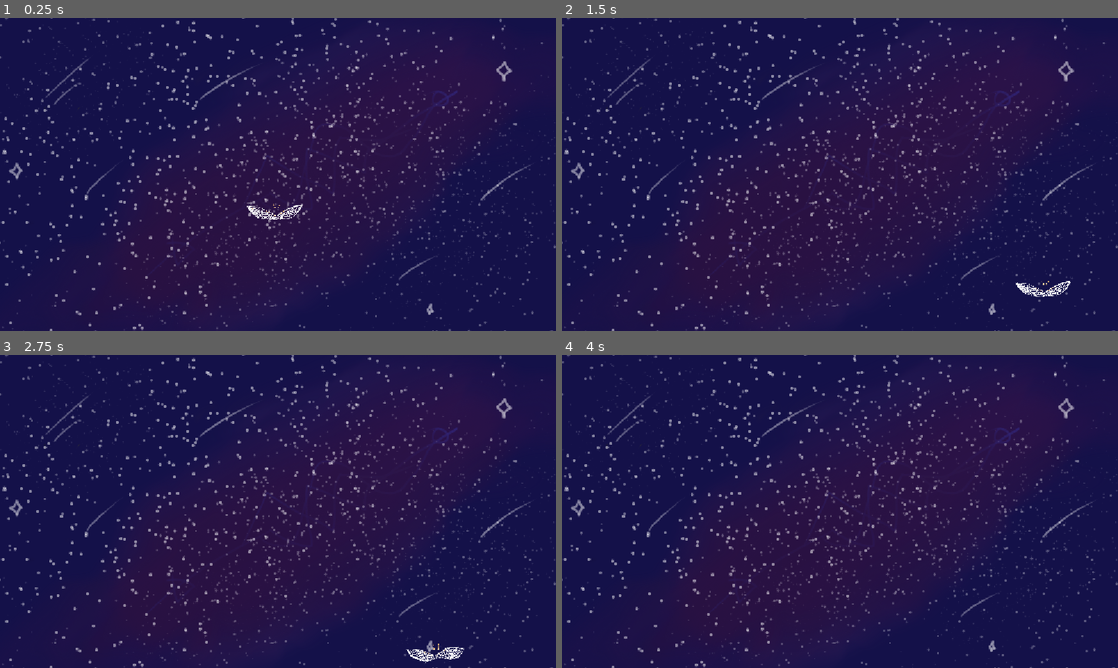
Above: before the commit, frames 1-4 (two rows, left to right).
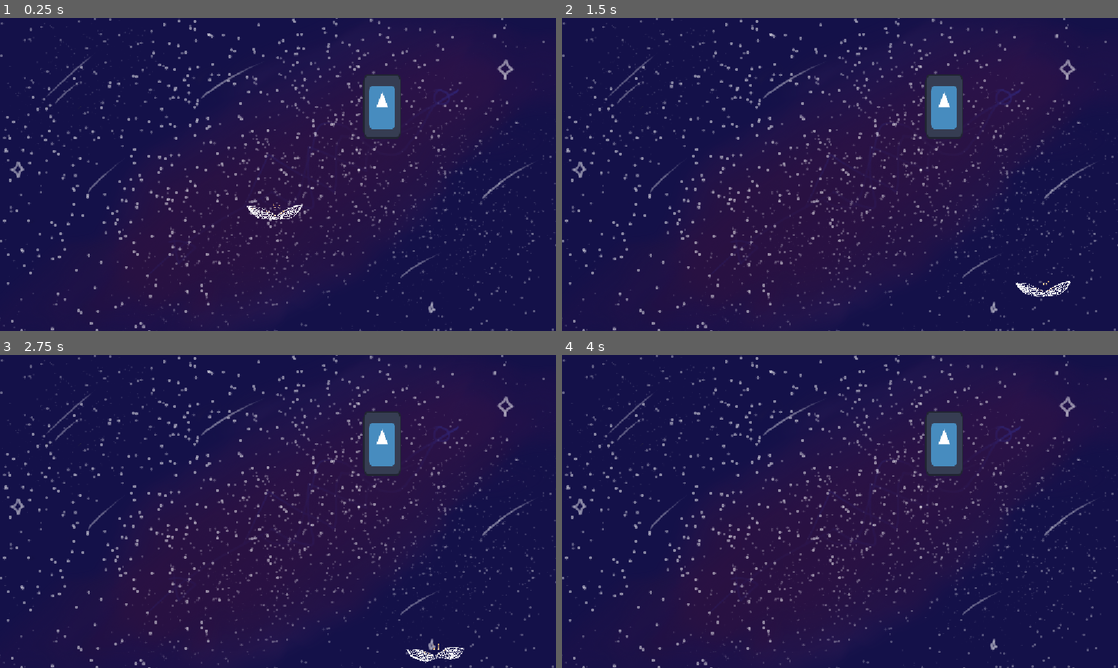
Above: after the commit, the same moments.

Repository: Pine-ber-EE/thingscrumbleapart
Game: Godot game, scene res://scenes/game.tscn
Same seed, same stepped clock (60 frames per second), same inputs: the game is played once before the commit and once after it. The engine's default icon, where the game draws it, is replaced by a stand-in: a white triangle on a blue panel in a dark square.
Inputs (mouse positions are in pixels of both pictures, inside the frame that each line leads up to):
- Up to frame 1 (0.25 s): no input
- Up to frame 2 (1.5 s): tap Enter (ui_accept) at 0.5, 0.77 s; move the mouse to (962, 158) at 0.52 s; hold Right (ui_right) from 0.53 s (still down); tap Alt at 0.6 s; click (962, 158) at 0.67 s; move the mouse to (728, 190) at 1.27 s; tap Shift at 1.35 s
- Up to frame 3 (2.75 s): tap Enter (ui_accept) at 1.52 s; move the mouse to (333, 442) at 2.02 s; release Right (ui_right) at 2.03 s; hold Left (ui_left) from 2.03 s (still down); tap Alt at 2.1 s
- Up to frame 4 (4 s): move the mouse to (812, 574) at 2.77 s; release Left (ui_left) at 2.78 s; hold Right (ui_right) from 2.78 s (still down); tap Shift at 2.85 s; click (812, 574) at 2.92 s; tap Enter (ui_accept) at 3.02, 3.77 s; move the mouse to (1006, 558) at 3.52 s; tap Alt at 3.6 s

The runs differ from the first frame. In frame 1, 8.1% of the frame differs, in the area x 0-100%, y 0-100%; in frame 2, 8.1%; in frame 3, 8.1%; in frame 4, 8.1%.

Commit message:
adding cutscene (still wip)

Diff:
--- /dev/null
+++ b/scenes/cutscene.gd
@@ -0,0 +1,12 @@
+extends AnimatedSprite2D
+
+
+# Called when the node enters the scene tree for the first time.
+func _ready() -> void:
+	pass # Replace with function body.
+
+
+
+# Called every frame. 'delta' is the elapsed time since the previous frame.
+func _process(delta: float) -> void:
+	pass
--- /dev/null
+++ b/scenes/cutscene.tscn
@@ -0,0 +1,16 @@
+[gd_scene format=3 uid="uid://b6i6t4yxstbxx"]
+
+[ext_resource type="Script" uid="uid://m0dtcjatojhy" path="res://scenes/cutscene.gd" id="1_a320b"]
+[ext_resource type="Texture2D" uid="uid://ccvncbr846kug" path="res://assets/blue.png" id="2_0sipp"]
+[ext_resource type="Script" uid="uid://crj0yw2q88o2d" path="res://scenes/fade.gd" id="3_0sipp"]
+
+[node name="cutscene" unique_id=1270152204]
+
+[node name="AnimatedSprite2D" parent="." index="0" unique_id=2022119903]
+frame_progress = 0.62906414
+script = ExtResource("1_a320b")
+
+[node name="Sprite2D" type="Sprite2D" parent="." index="1" unique_id=2118102783]
+z_index = -1
+texture = ExtResource("2_0sipp")
+script = ExtResource("3_0sipp")
--- /dev/null
+++ b/scenes/damage.gd
@@ -0,0 +1,5 @@
+extends Area2D
+
+
+func _on_body_entered(body: Node2D) -> void:
+	pass # Replace with function body.
--- /dev/null
+++ b/scenes/damage.tscn
@@ -0,0 +1,3 @@
+[gd_scene format=3 uid="uid://cmivq30p50sn3"]
+
+[node name="damage" type="Area2D" unique_id=74082055]
--- /dev/null
+++ b/scenes/fade.gd
@@ -0,0 +1,14 @@
+extends Sprite2D
+
+
+# Called when the node enters the scene tree for the first time.
+func _ready() -> void:
+	pass # Replace with function body.
+
+
+# Called every frame. 'delta' is the elapsed time since the previous frame.
+func _process(delta: float) -> void:
+	pass
+
+func fade()
+	#fadeeee
--- a/scenes/game.tscn
+++ b/scenes/game.tscn
@@ -1,7 +1,8 @@
 [gd_scene format=3 uid="uid://cmathr2hqide5"]
 
 [ext_resource type="PackedScene" uid="uid://cdag1xqssypo" path="res://scenes/player.tscn" id="1_uwrxv"]
-[ext_resource type="Texture2D" uid="uid://xmobrxl1vqug" path="res://assets/background.png" id="2_yqjtg"]
+[ext_resource type="Texture2D" uid="uid://cvym3bleuw77d" path="res://icon.svg" id="2_yqjtg"]
+[ext_resource type="Texture2D" uid="uid://xmobrxl1vqug" path="res://assets/background.png" id="3_lnu2h"]
 
 [sub_resource type="WorldBoundaryShape2D" id="WorldBoundaryShape2D_dtx53"]
 distance = -3.0
@@ -14,6 +15,9 @@
 
 [sub_resource type="WorldBoundaryShape2D" id="WorldBoundaryShape2D_slfft"]
 normal = Vector2(-1, 0)
+
+[sub_resource type="CapsuleShape2D" id="CapsuleShape2D_1bkr4"]
+height = 42.0
 
 [node name="game" type="Node2D" unique_id=478730700]
 
@@ -42,8 +46,19 @@
 position = Vector2(219, -5)
 shape = SubResource("WorldBoundaryShape2D_slfft")
 
-[node name="Sprite2D" type="Sprite2D" parent="." unique_id=2068157853]
-z_index = -3
-position = Vector2(0, -10.999999)
+[node name="pill-ar" type="Area2D" parent="." unique_id=1448842773]
+
+[node name="Sprite2D" type="Sprite2D" parent="pill-ar" unique_id=777296903]
+position = Vector2(72, -59)
+scale = Vector2(0.203125, 0.3515625)
+texture = ExtResource("2_yqjtg")
+
+[node name="CollisionShape2D" type="CollisionShape2D" parent="pill-ar" unique_id=1386994285]
+position = Vector2(72, -59)
+shape = SubResource("CapsuleShape2D_1bkr4")
+
+[node name="background" type="Sprite2D" parent="." unique_id=728793159]
+z_index = -4
+position = Vector2(0.99999994, -11.999998)
 scale = Vector2(0.3, 0.3)
-texture = ExtResource("2_yqjtg")
+texture = ExtResource("3_lnu2h")
Binary file added: assets/blue.png
Not shown, added: assets/blue.png.import
Binary file added: assets/cutscene/frame0.png
Not shown, added: assets/cutscene/frame0.png.import
Binary file added: assets/cutscene/frame1.png
Not shown, added: assets/cutscene/frame1.png.import
Binary file added: assets/cutscene/frame2.png
Not shown, added: assets/cutscene/frame2.png.import
Not shown, added: scenes/cutscene.gd.uid
Not shown, added: scenes/damage.gd.uid
Not shown, added: scenes/fade.gd.uid
